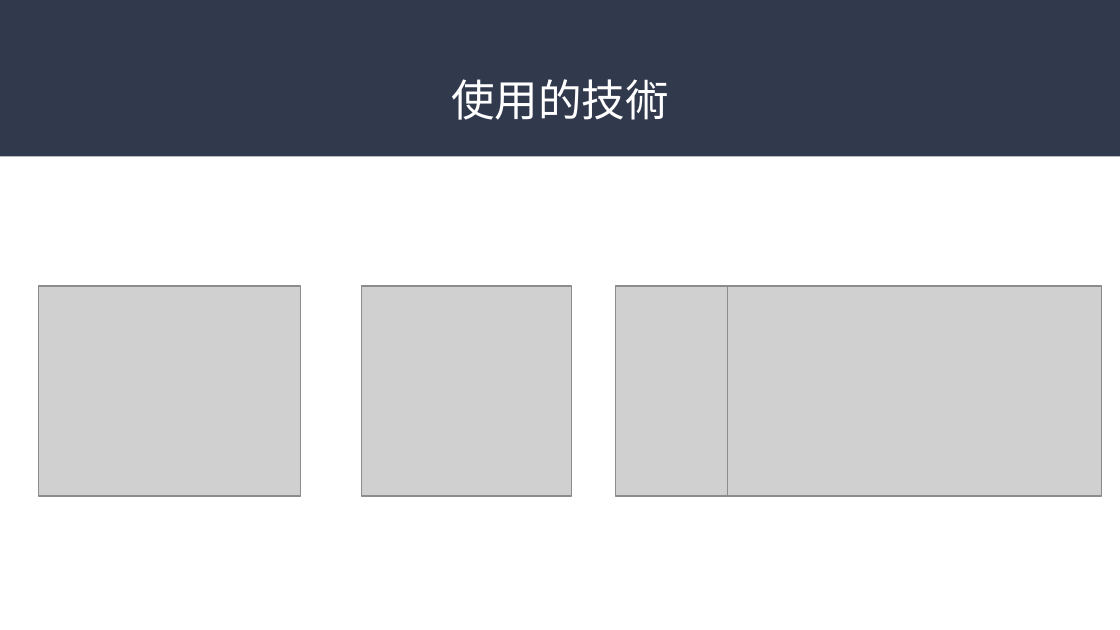
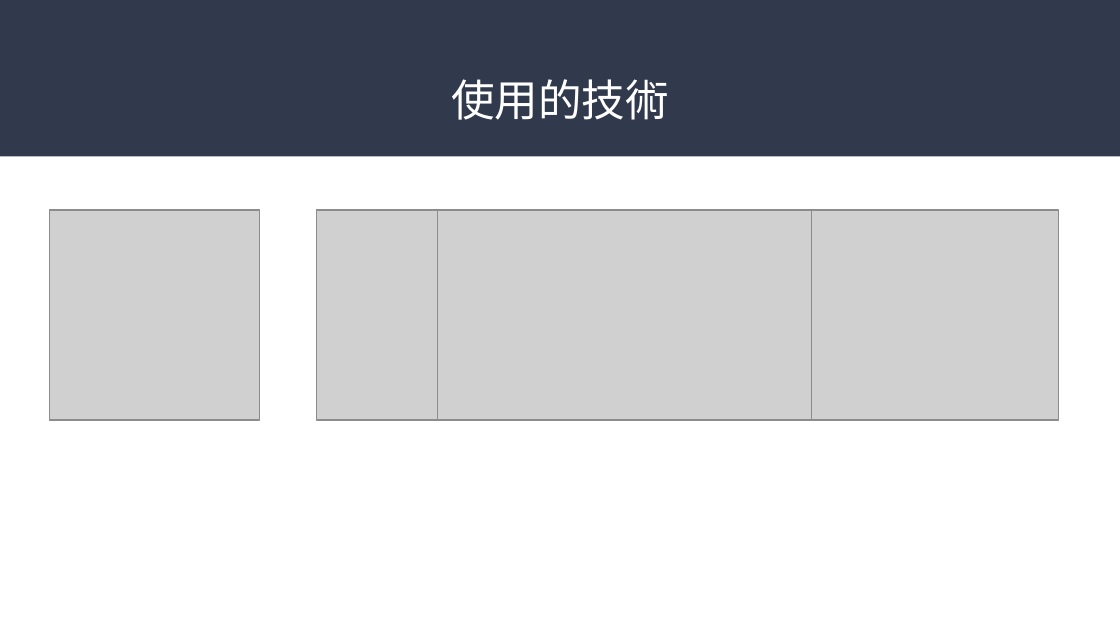
Before and after one commit to Kkoshcher/AnimeListView, a slide deck: slide 5 of PPT/小專(謝政利).pptx (slide 4 before the commit). Drawn at 1120x630 pixels with LibreOffice and Linux fonts; fonts in the diff are those of the drawing; grey boxes stand for pictures. Boxes give left, top, right and bottom in pixels: in the first picture for what was removed or moved away, otherwise in the second. Text is boxed around its words. In the diff, an @@ line names an element or a change of style, - is before the commit and + after.

```diff
--- a/PPT/小專(謝政利).pptx
+++ b/PPT/小專(謝政利).pptx
@@ picture: place and size @@
-picture at [728, 286, 1102, 496]
+picture at [438, 209, 812, 420]
@@ picture: place and size @@
-picture at [362, 286, 572, 496]
+picture at [49, 211, 260, 421]
@@ picture: place and size @@
-picture at [616, 286, 765, 496]
+picture at [317, 211, 466, 421]
@@ picture: place and size @@
-picture at [38, 286, 300, 496]
+picture at [796, 211, 1058, 421]
```
Also in this commit, not shown: 3 other slides changed, 1 slide added.
